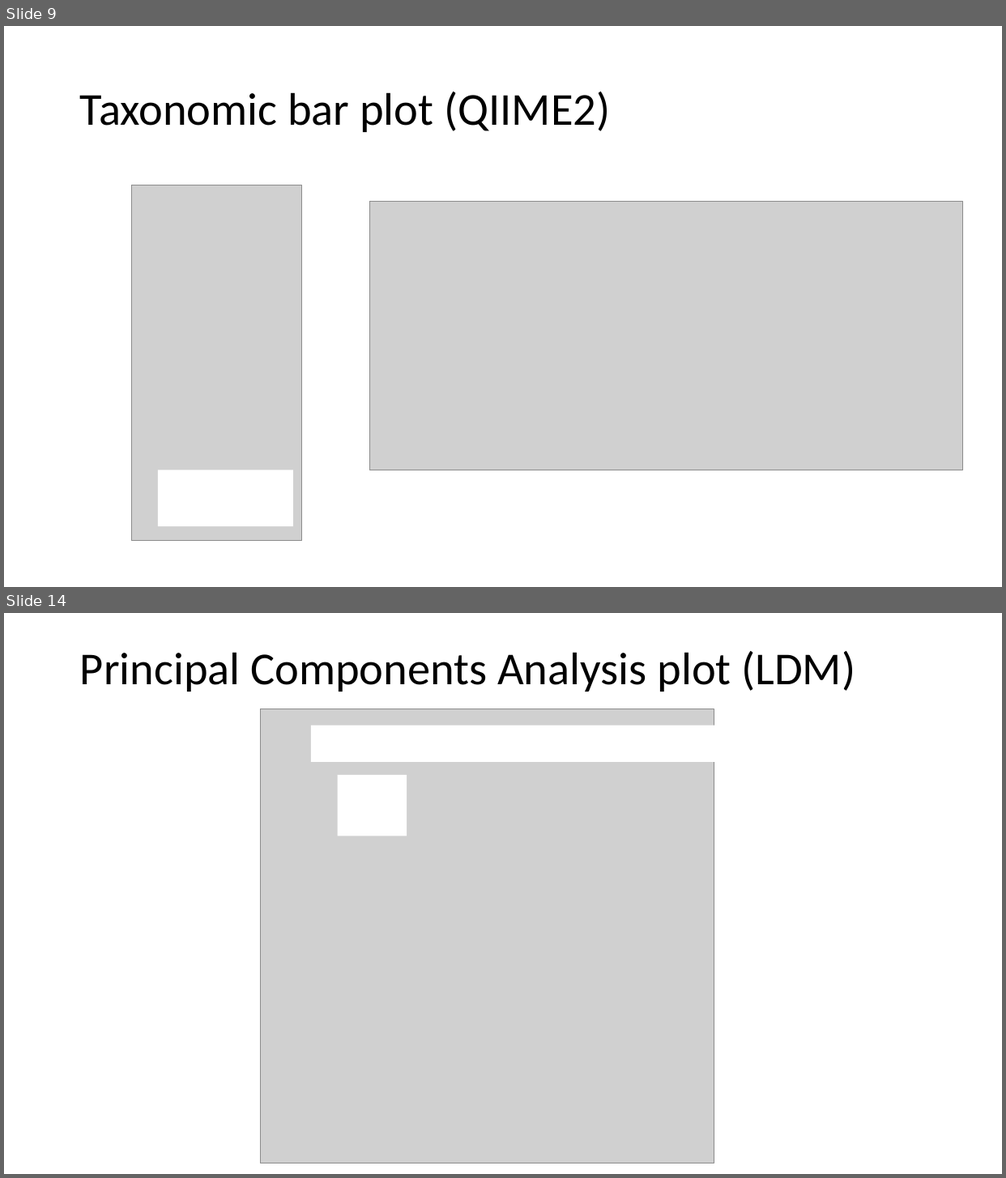
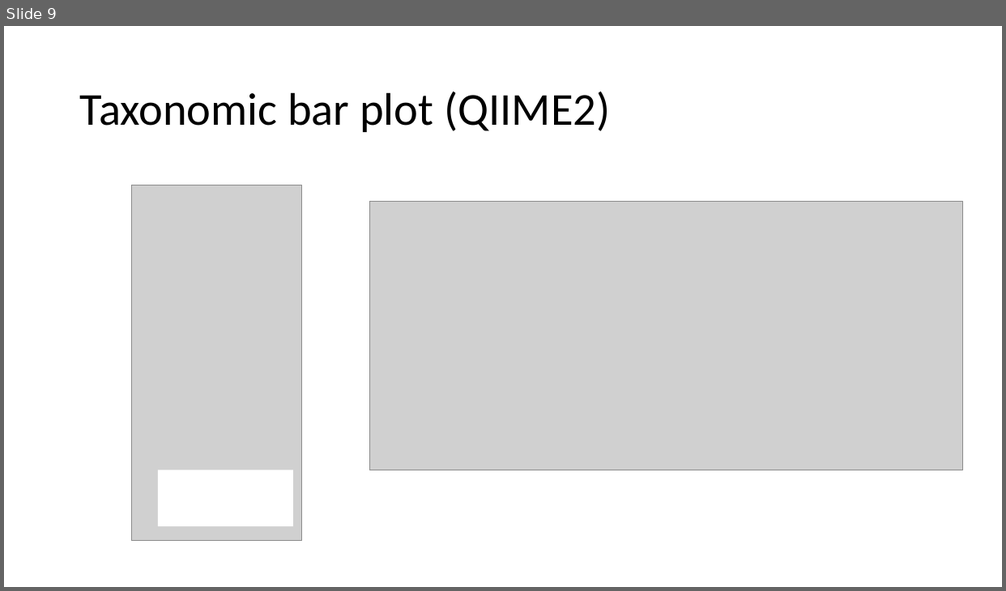
Before and after one commit to EmoryIntegratedComputationalCore/Methods, a slide deck: DataVisualizationMenu.pptx. Shown one above the other, each under a label of ours: slides 9 and 14 before the commit, slide 9 after it; the slides between them are not shown. The pictures are 1006x1178 and 1006x591 pixels, drawn with LibreOffice and Linux fonts; fonts in the diff are those of the drawing; grey boxes stand for pictures. Boxes give left, top, right and bottom in pixels: in the first picture for what was removed or moved away, otherwise in the second. Text is boxed around its words. In the diff, an @@ line names an element or a change of style, - is before the commit and + after.

```diff
--- a/DataVisualizationMenu.pptx
+++ b/DataVisualizationMenu.pptx
@@ slide 14 removed at <box>4,613,1002,1174</box>, background #FFFFFF @@
@@ title removed at <box>80,651,855,692</box> @@
-Principal Components Analysis plot (LDM)
@@ picture removed at <box>260,709,714,1164</box> @@
@@ rectangle removed at <box>311,726,714,762</box> @@
@@ rectangle removed at <box>337,775,407,836</box> @@
```
Also in this commit, not shown: 9 slides changed, 1 other file.
